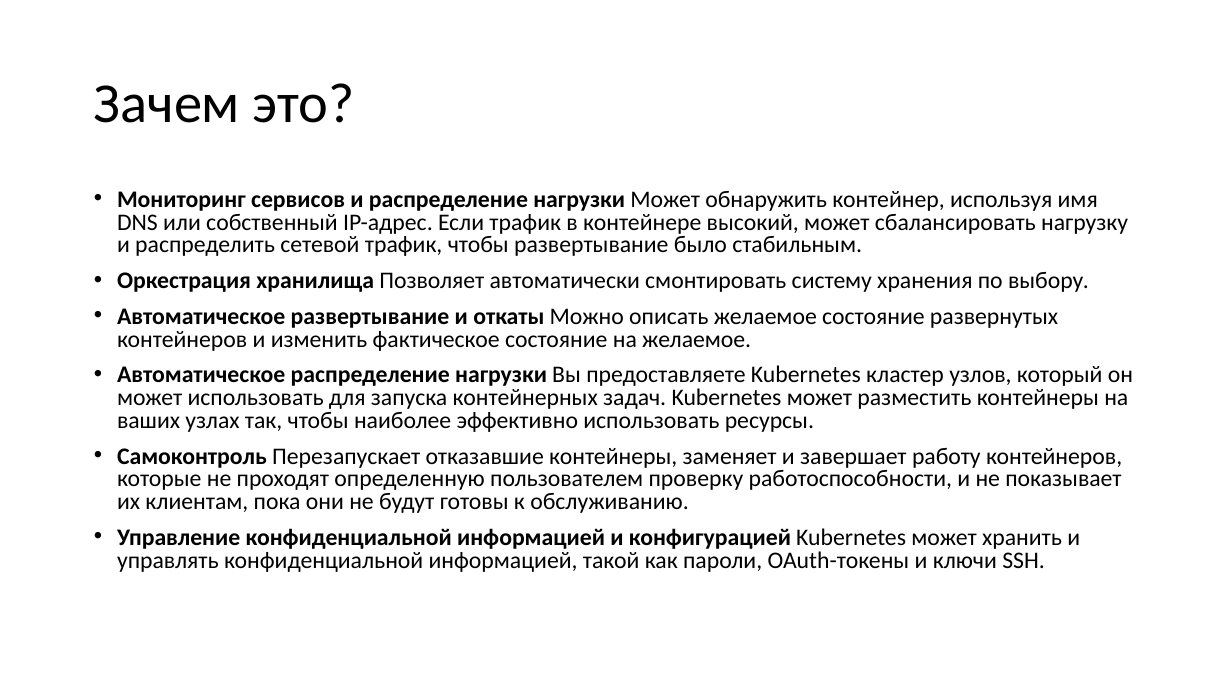
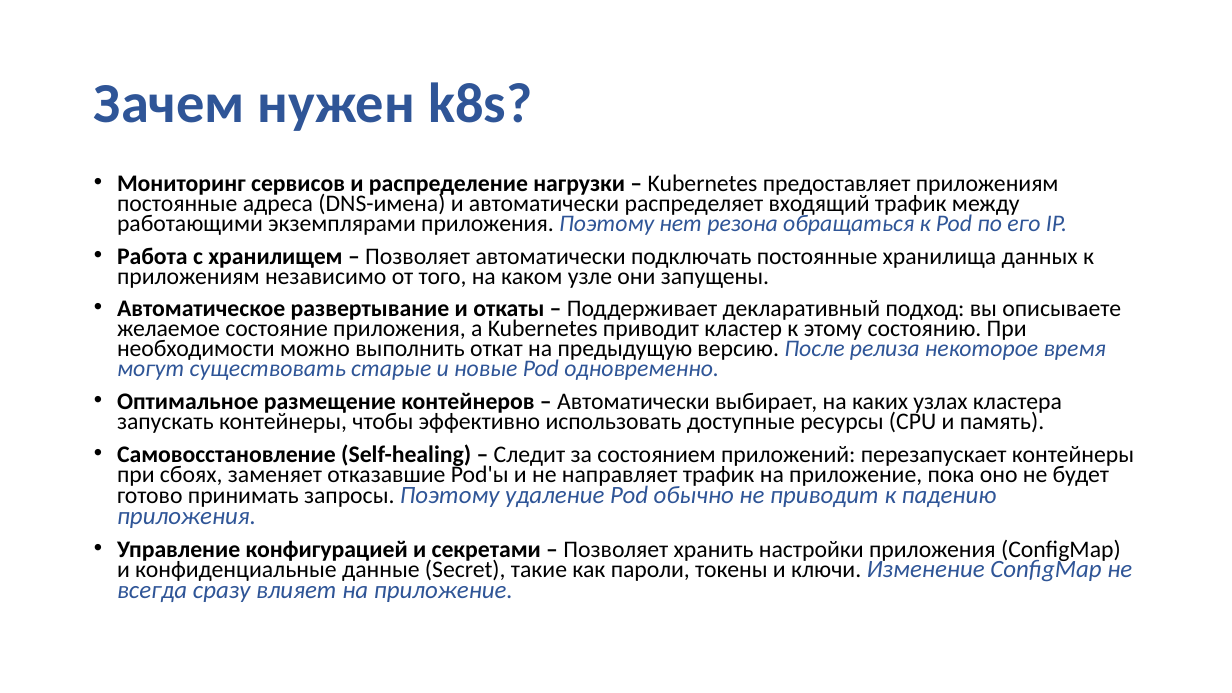
Before and after one commit to SobinaAA/K8S, a slide deck: slide 3 of slides/K8s.pptx. Drawn at 1232x693 pixels with LibreOffice and Linux fonts; fonts in the diff are those of the drawing; background and template pictures are left out. Boxes give left, top, right and bottom in pixels: in the first picture for what was removed or moved away, otherwise in the second. Text is boxed around its words. In the diff, an @@ line names an element or a change of style, - is before the commit and + after.

```diff
--- a/slides/K8s.pptx
+++ b/slides/K8s.pptx
@@ title at [94, 82, 532, 131]: text changed; text colour #000000 to #2F5597; bold on @@
-Зачем это?
+Зачем нужен k8s?
@@ text at [117, 174, 1134, 602]: text changed @@
-• Мониторинг сервисов и распределение нагрузки Может обнаружить контейнер, используя имя DNS или собственный IP-адрес. Если трафик в контейнере высокий, может сбалансировать нагрузку и распределить сетевой трафик, чтобы развертывание было стабильным.
-• Оркестрация хранилища Позволяет автоматически смонтировать систему хранения по выбору.
-• Автоматическое развертывание и откаты Можно описать желаемое состояние развернутых контейнеров и изменить фактическое состояние на желаемое.
-• Автоматическое распределение нагрузки Вы предоставляете Kubernetes кластер узлов, который он может использовать для запуска контейнерных задач. Kubernetes может разместить контейнеры на ваших узлах так, чтобы наиболее эффективно использовать ресурсы.
-• Самоконтроль Перезапускает отказавшие контейнеры, заменяет и завершает работу контейнеров, которые не проходят определенную пользователем проверку работоспособности, и не показывает их клиентам, пока они не будут готовы к обслуживанию.
-• Управление конфиденциальной информацией и конфигурацией Kubernetes может хранить и управлять конфиденциальной информацией, такой как пароли, OAuth-токены и ключи SSH.
+• Мониторинг сервисов и распределение нагрузки – Kubernetes предоставляет приложениям постоянные адреса (DNS-имена) и автоматически распределяет входящий трафик между работающими экземплярами приложения. Поэтому нет резона обращаться к Pod по его IP.
+• Работа с хранилищем – Позволяет автоматически подключать постоянные хранилища данных к приложениям независимо от того, на каком узле они запущены.
+• Автоматическое развертывание и откаты – Поддерживает декларативный подход: вы описываете желаемое состояние приложения, а Kubernetes приводит кластер к этому состоянию. При необходимости можно выполнить откат на предыдущую версию. После релиза некоторое время могут существовать старые и новые Pod одновременно.
+• Оптимальное размещение контейнеров – Автоматически выбирает, на каких узлах кластера запускать контейнеры, чтобы эффективно использовать доступные ресурсы (CPU и память).
+• Самовосстановление (Self-healing) – Следит за состоянием приложений: перезапускает контейнеры при сбоях, заменяет отказавшие Pod'ы и не направляет трафик на приложение, пока оно не будет готово принимать запросы. Поэтому удаление Pod обычно не приводит к падению приложения.
+• Управление конфигурацией и секретами – Позволяет хранить настройки приложения (ConfigMap) и конфиденциальные данные (Secret), такие как пароли, токены и ключи. Изменение ConfigMap не всегда сразу влияет на приложение.
```
Also in this commit, not shown: 24 other slides changed, 1 other file.
